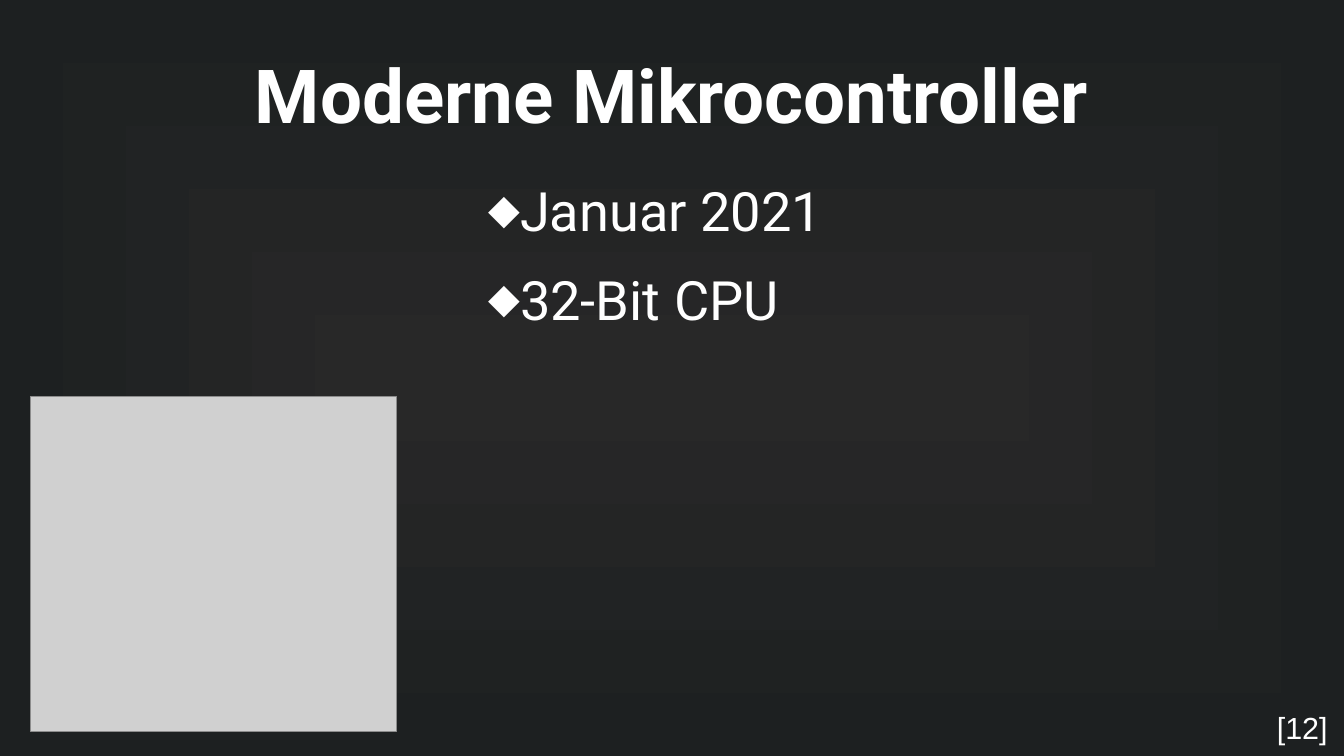
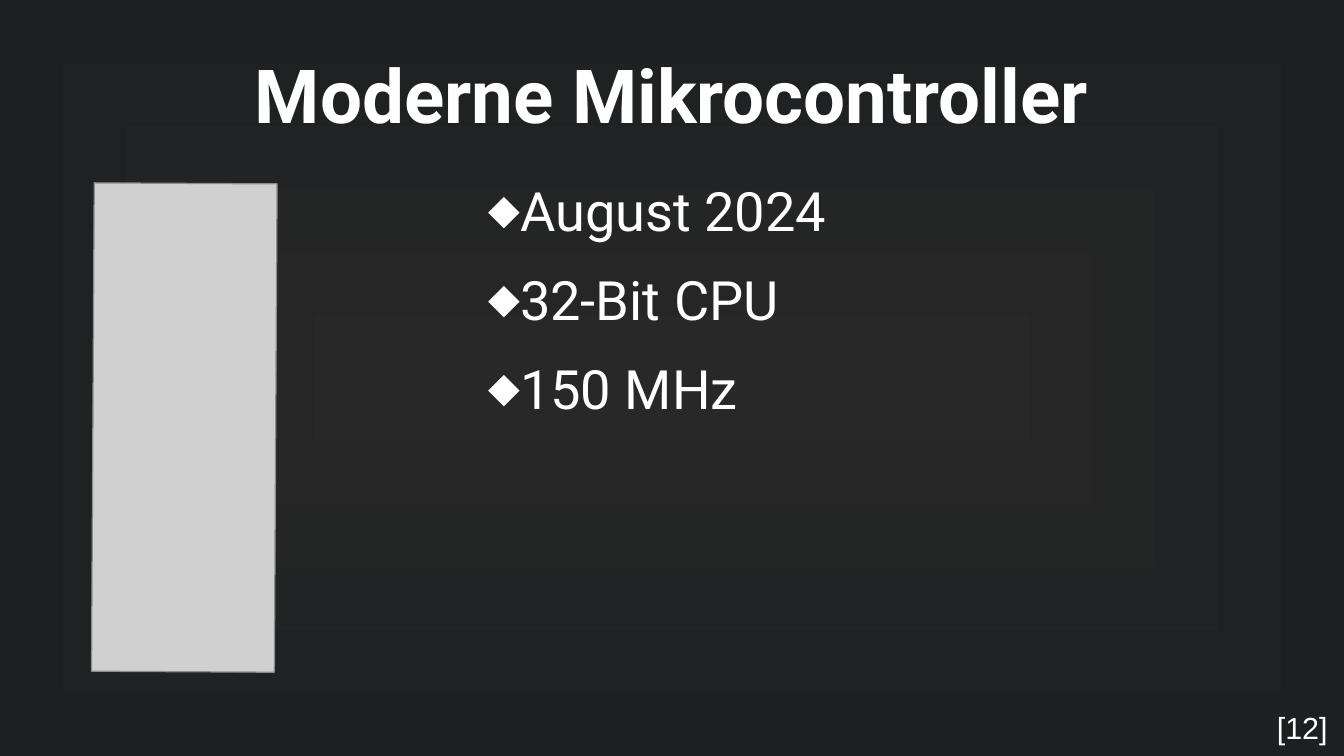
Before and after one commit to MuffinKran24/IMP_GFS, a slide deck: slide 12 of Mikrocontroller_GFS.odp. Drawn at 1344x756 pixels with LibreOffice and Linux fonts; fonts in the diff are those of the drawing; grey boxes stand for pictures. Boxes give left, top, right and bottom in pixels: in the first picture for what was removed or moved away, otherwise in the second. Text is boxed around its words. In the diff, an @@ line names an element or a change of style, - is before the commit and + after.

```diff
--- a/Mikrocontroller_GFS.odp
+++ b/Mikrocontroller_GFS.odp
@@ picture at [92,183,278,673]: rotation 0 to 270 degrees @@
@@ text at [520,192,827,243]: text changed @@
-⬥ Januar 2021
+⬥ August 2024
@@ text at [520,370,738,410]: paragraph added @@
+⬥ 150 MHz
```
Also in this commit, not shown: 3 other files.
